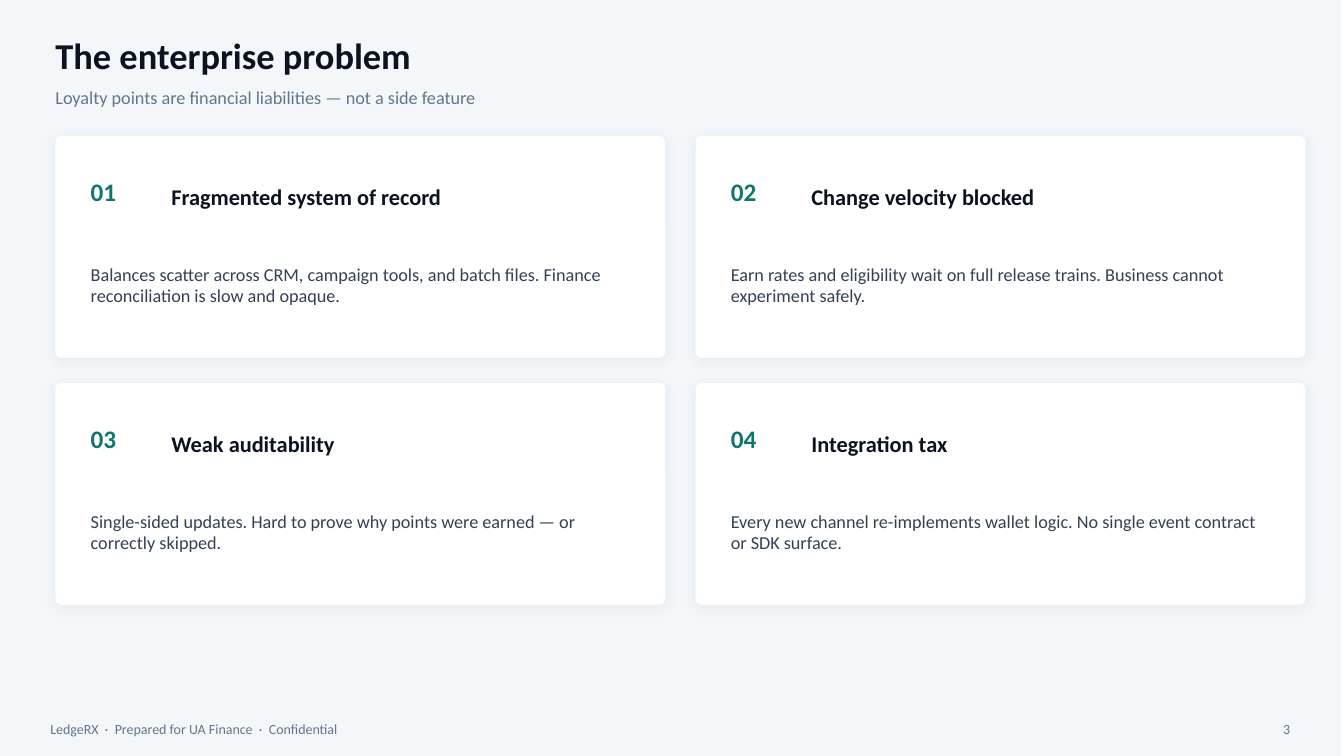
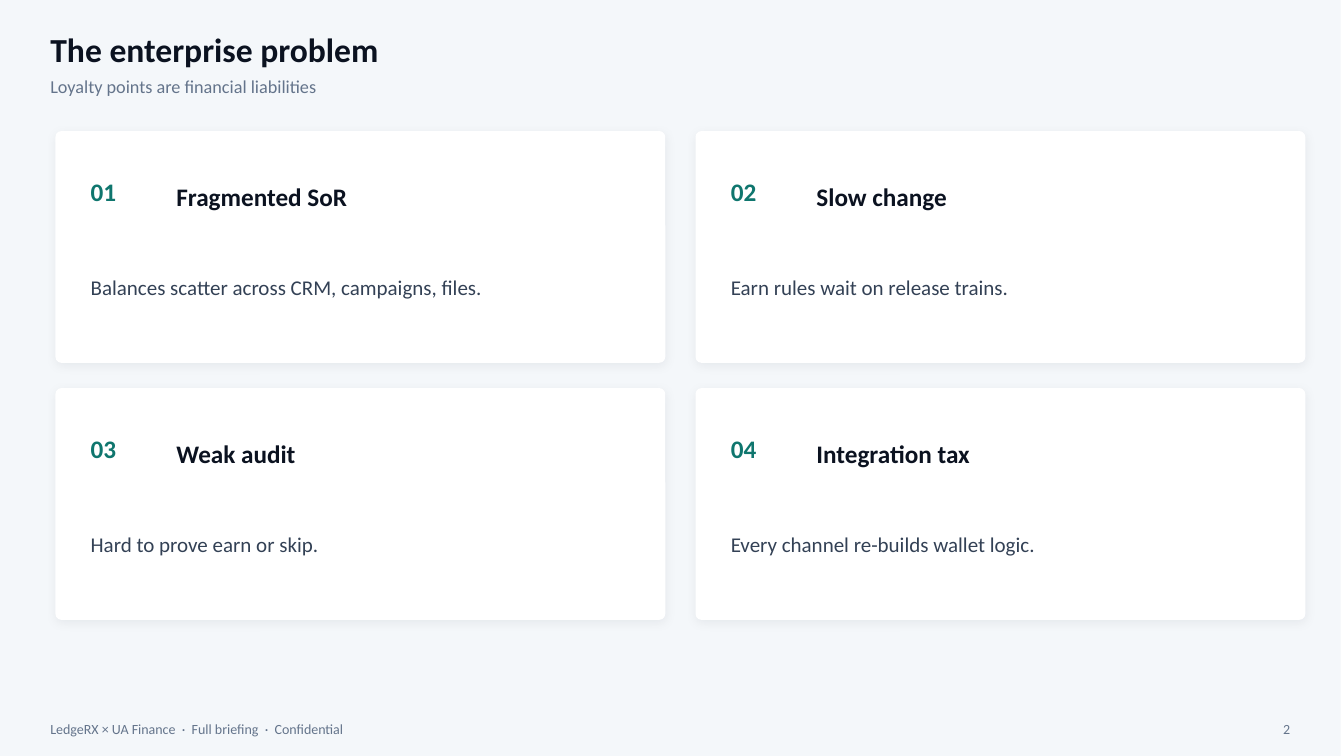
Before and after one commit to yky32/ledger-engine, a slide deck: slide 3 of docs/decks/LedgeRX-Product-Overview.pptx. Drawn at 1344x756 pixels with LibreOffice and Linux fonts; fonts in the diff are those of the drawing. Boxes give left, top, right and bottom in pixels: in the first picture for what was removed or moved away, otherwise in the second. Text is boxed around its words. In the diff, an @@ line names an element or a change of style, - is before the commit and + after.

Commit message:
docs: merge UAF product + landscape + events into full briefing

```diff
--- a/docs/decks/LedgeRX-Product-Overview.pptx
+++ b/docs/decks/LedgeRX-Product-Overview.pptx
@@ text "The enterprise problem" at <box>50,38,378,68</box>: size 26 to 24 pt @@
@@ text at <box>50,80,316,96</box>: text changed @@
-Loyalty points are financial liabilities — not a side feature
+Loyalty points are financial liabilities
@@ rounded rectangle: place and size @@
-rounded rectangle at <box>55,136,665,358</box>
+rounded rectangle at <box>55,131,665,363</box>
@@ rounded rectangle: place and size @@
-rounded rectangle at <box>696,136,1306,358</box>
+rounded rectangle at <box>696,131,1306,363</box>
@@ text at <box>176,188,347,211</box>: text changed; size 16 to 18 pt @@
-Fragmented system of record
+Fragmented SoR
@@ text at <box>816,188,946,211</box>: text changed; size 16 to 18 pt @@
-Change velocity blocked
+Slow change
@@ text at <box>91,280,482,299</box>: text changed; size 13 to 15 pt @@
-Balances scatter across CRM, campaign tools, and batch files. Finance reconciliation is slow and opaque.
+Balances scatter across CRM, campaigns, files.
@@ text at <box>731,280,1008,295</box>: text changed; size 13 to 15 pt @@
-Earn rates and eligibility wait on full release trains. Business cannot experiment safely.
+Earn rules wait on release trains.
@@ rounded rectangle: place and size @@
-rounded rectangle at <box>55,383,665,605</box>
+rounded rectangle at <box>55,388,665,620</box>
@@ shadow changed; proportions changed in 4 elements at <box>55,131,665,363</box>, <box>696,131,1306,363</box>, <box>55,388,665,620</box>, <box>696,388,1306,620</box> @@
@@ rounded rectangle: place and size @@
-rounded rectangle at <box>696,383,1306,605</box>
+rounded rectangle at <box>696,388,1306,620</box>
@@ text "03": place and size @@
-text "03" at <box>91,431,117,448</box>
+text "03" at <box>91,441,117,458</box>
@@ text at <box>176,445,295,463</box>: text changed; size 16 to 18 pt @@
-Weak auditability
+Weak audit
@@ text "04": place and size @@
-text "04" at <box>731,431,757,448</box>
+text "04" at <box>731,441,757,458</box>
@@ text "Integration tax": place and size @@
-text "Integration tax" at <box>811,436,948,456</box>
+text "Integration tax" at <box>816,445,970,468</box>
@@ text "Integration tax" at <box>816,445,970,468</box>: size 16 to 18 pt @@
@@ text at <box>91,537,318,556</box>: text changed; size 13 to 15 pt @@
-Single-sided updates. Hard to prove why points were earned — or correctly skipped.
+Hard to prove earn or skip.
@@ text at <box>731,537,1035,556</box>: text changed; size 13 to 15 pt @@
-Every new channel re-implements wallet logic. No single event contract or SDK surface.
+Every channel re-builds wallet logic.
@@ text at <box>50,724,344,737</box>: text changed @@
-LedgeRX · Prepared for UA Finance · Confidential
+LedgeRX × UA Finance · Full briefing · Confidential
```
Also in this commit, not shown: 9 other slides changed, 13 slides added, 3 slides removed, 4 other files.
